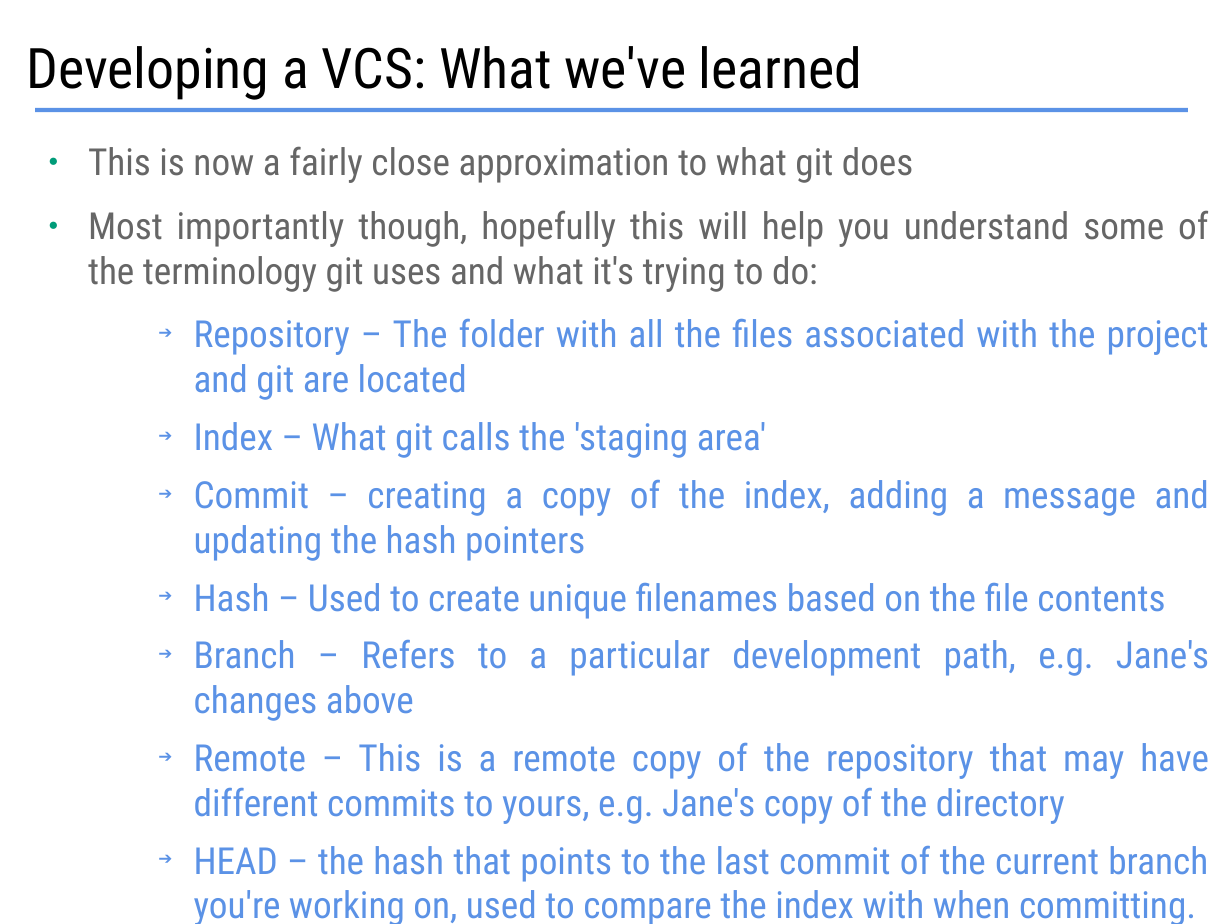
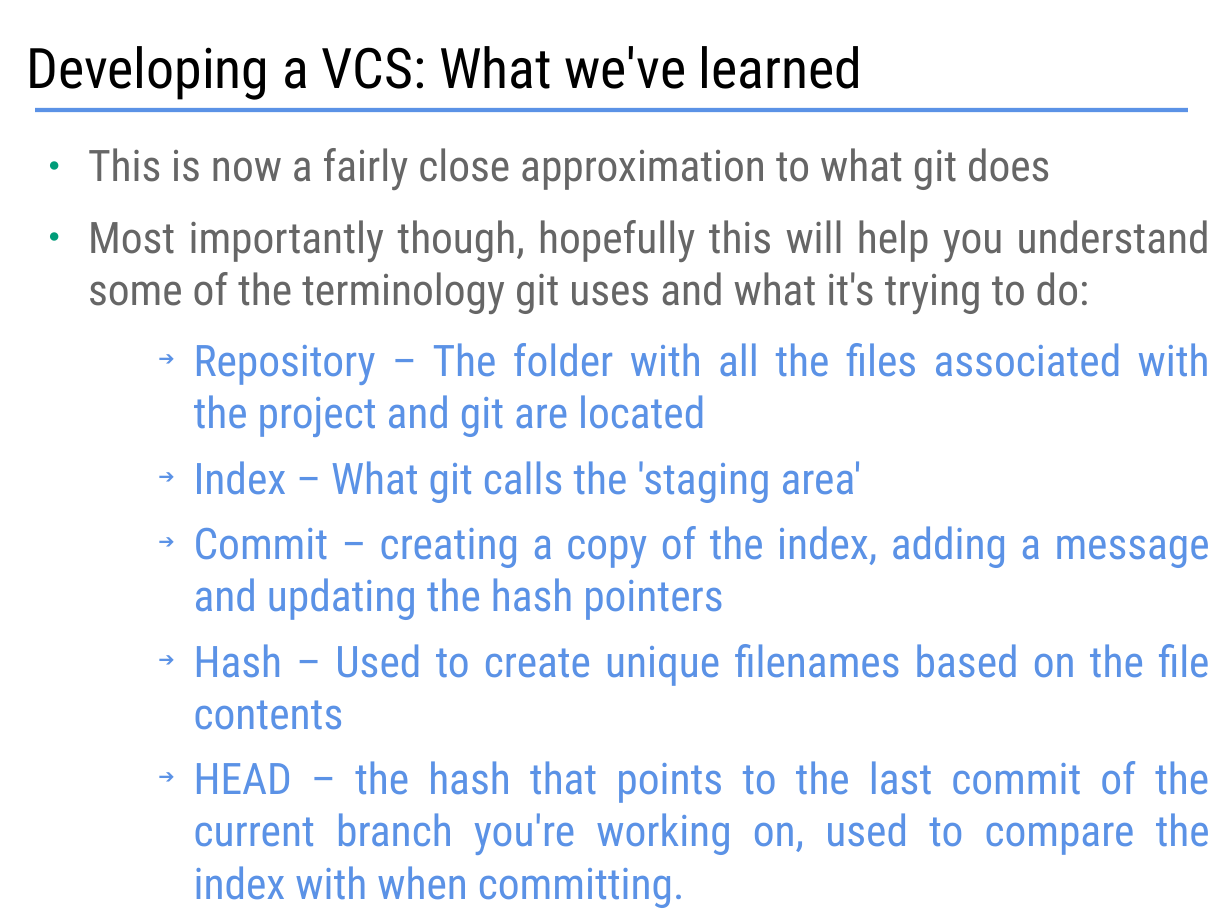
Before and after one commit to bham-carpentries/git-novice-python-ci, a slide deck: slide 10 of _slides/SWCDemystifyingGit.odp. Drawn at 1232x924 pixels with LibreOffice and Linux fonts; fonts in the diff are those of the drawing. Boxes give left, top, right and bottom in pixels: in the first picture for what was removed or moved away, otherwise in the second. Text is boxed around its words. In the diff, an @@ line names an element or a change of style, - is before the commit and + after.

```diff
--- a/_slides/SWCDemystifyingGit.odp
+++ b/_slides/SWCDemystifyingGit.odp
@@ text "This is now a fairly ..." at (88, 148, 1210, 908): size 24 to 28 pt @@
@@ text at (194, 639, 1209, 824): paragraphs removed @@
-    ➔ Branch – Refers to a particular development path, e.g. Jane's changes above
-    ➔ Remote – This is a remote copy of the repository that may have different commits to yours, e.g. Jane's copy of the directory
```
Also in this commit, not shown: 3 other slides changed, 1 other file.
